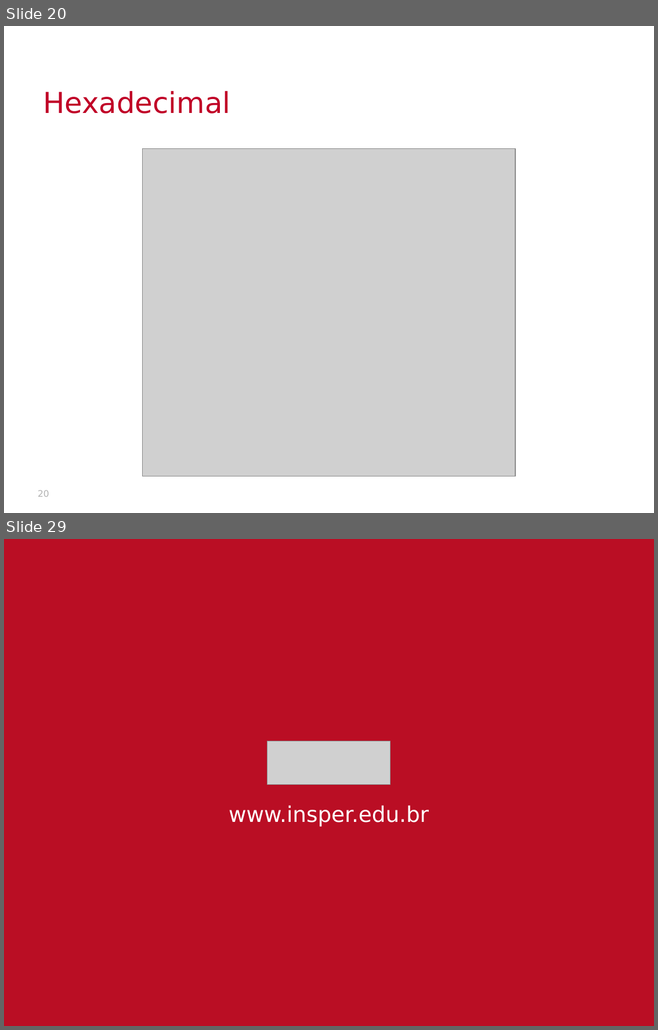
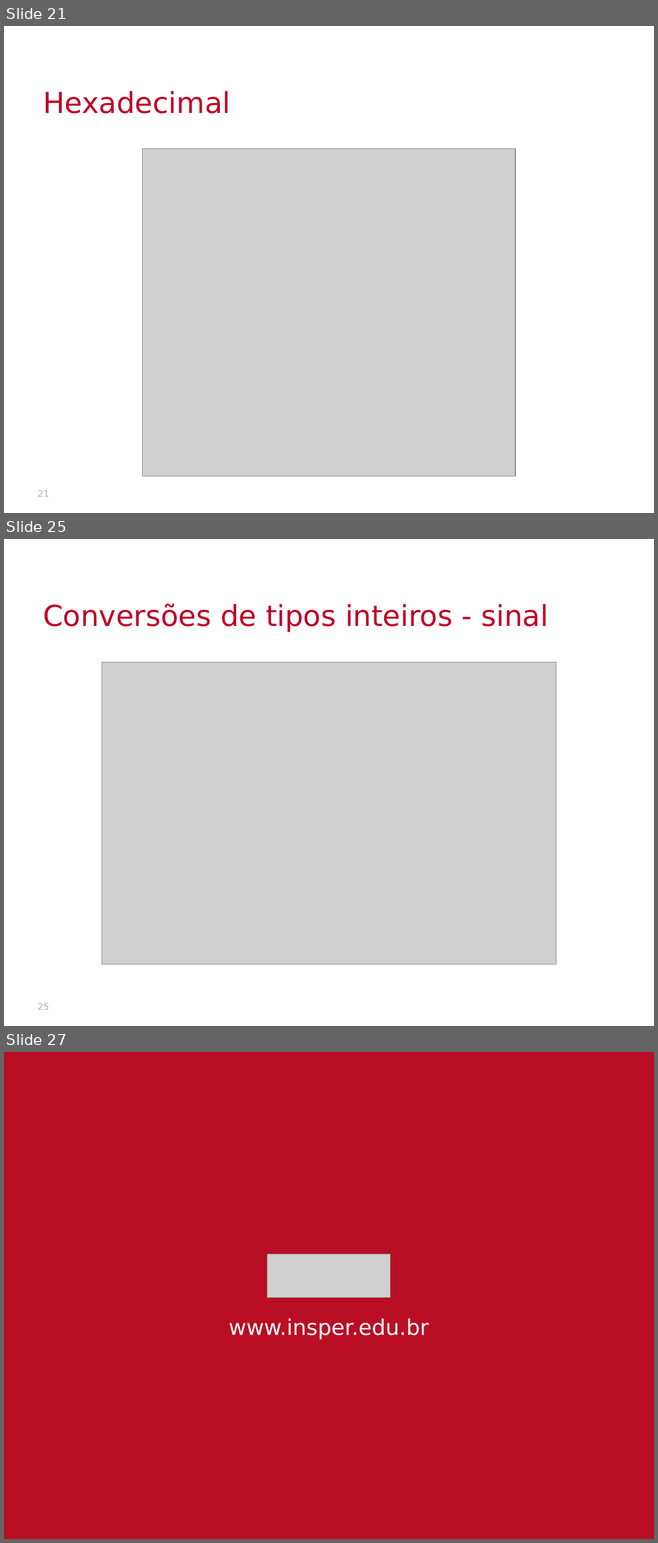
Before and after one commit to victorniubo/SistemasHardwareSoftware, a slide deck: aulas/02-inteiros/slides.pptx. Shown one above the other, each under a label of ours: slides 20 and 29 before the commit, slides 21, 25 and 27 after it; the slides between them are not shown. The pictures are 658x1030 and 658x1543 pixels, drawn with LibreOffice and Linux fonts; fonts in the diff are those of the drawing; grey boxes stand for pictures; background and template pictures are left out. Boxes give left, top, right and bottom in pixels: in the first picture for what was removed or moved away, otherwise in the second. Text is boxed around its words. In the diff, an @@ line names an element or a change of style, - is before the commit and + after.

```diff
--- a/aulas/02-inteiros/slides.pptx
+++ b/aulas/02-inteiros/slides.pptx
@@ slide 25 added at <box>4,539,654,1026</box>, background picture (left out) @@
@@ text added at <box>43,603,549,632</box>, 32 pt, text #C00026 @@
+Conversões de tipos inteiros - sinal
@@ picture added at <box>102,663,556,965</box> @@
@@ page number added at <box>38,1004,49,1010</box>, 10 pt, text #B2B2B2 @@
+25
@@ what was slide 20 is now slide 21 @@
@@ page number at <box>38,491,49,497</box>: text changed @@
-20
+21
@@ what was slide 29 is now slide 27 @@
```
Also in this commit, not shown: 5 other slides added, 8 slides removed, 9 other files.
